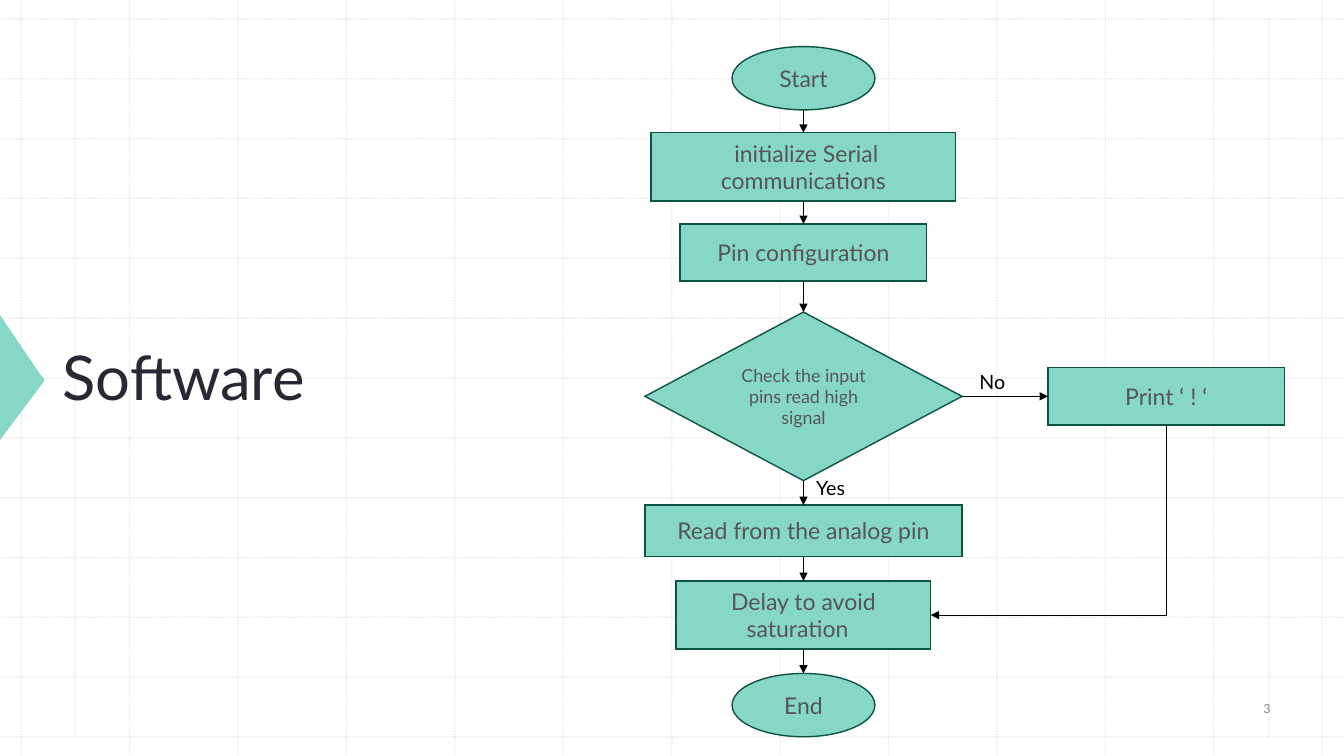
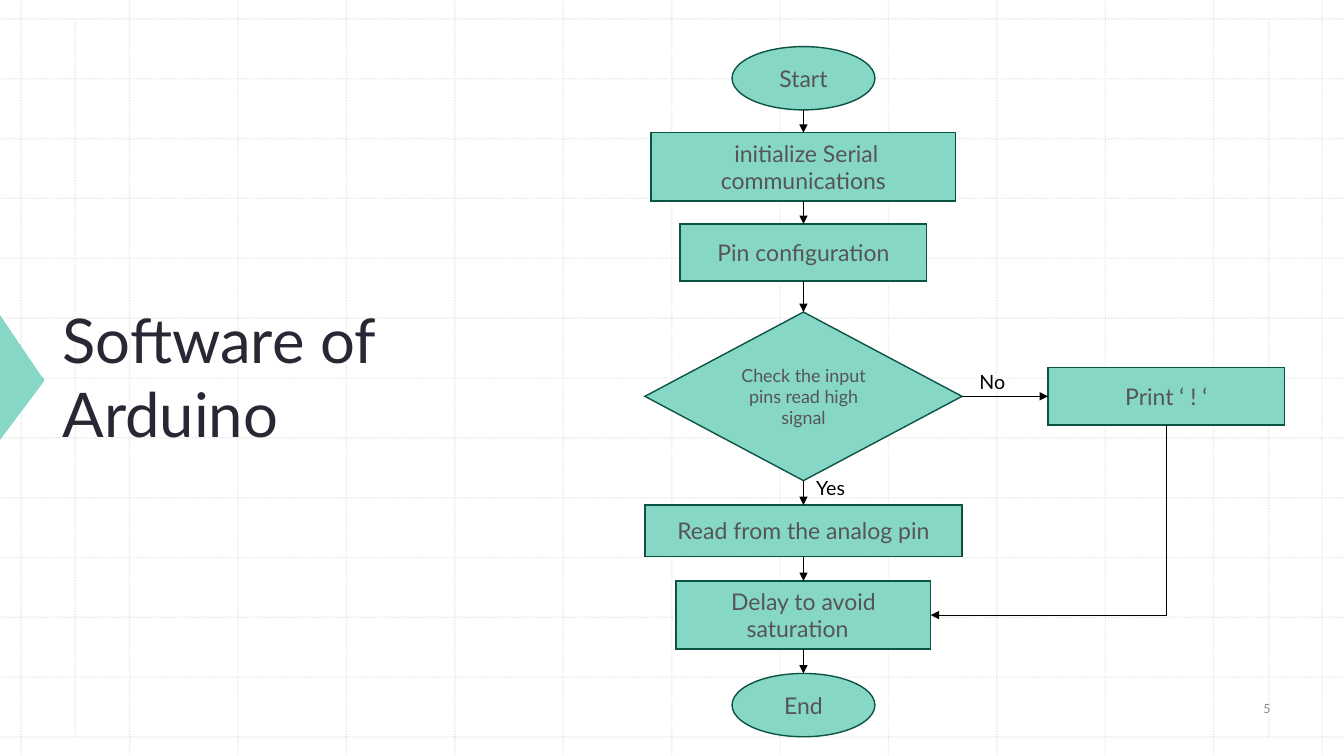
Before and after one commit to abdo-shrief270/PHI_GroupProjs, a slide deck: slide 5 of DSP/DSP Presentaion.pptx (slide 3 before the commit). Drawn at 1344x756 pixels with LibreOffice and Linux fonts; fonts in the diff are those of the drawing. Boxes give left, top, right and bottom in pixels: in the first picture for what was removed or moved away, otherwise in the second. Text is boxed around its words. In the diff, an @@ line names an element or a change of style, - is before the commit and + after.

```diff
--- a/DSP/DSP Presentaion.pptx
+++ b/DSP/DSP Presentaion.pptx
@@ title at box(63, 318, 376, 438): text changed @@
-Software
+Software of Arduino
```
Also in this commit, not shown: 1 other slide changed, 3 slides added, 1 slide removed, 2 other files.
